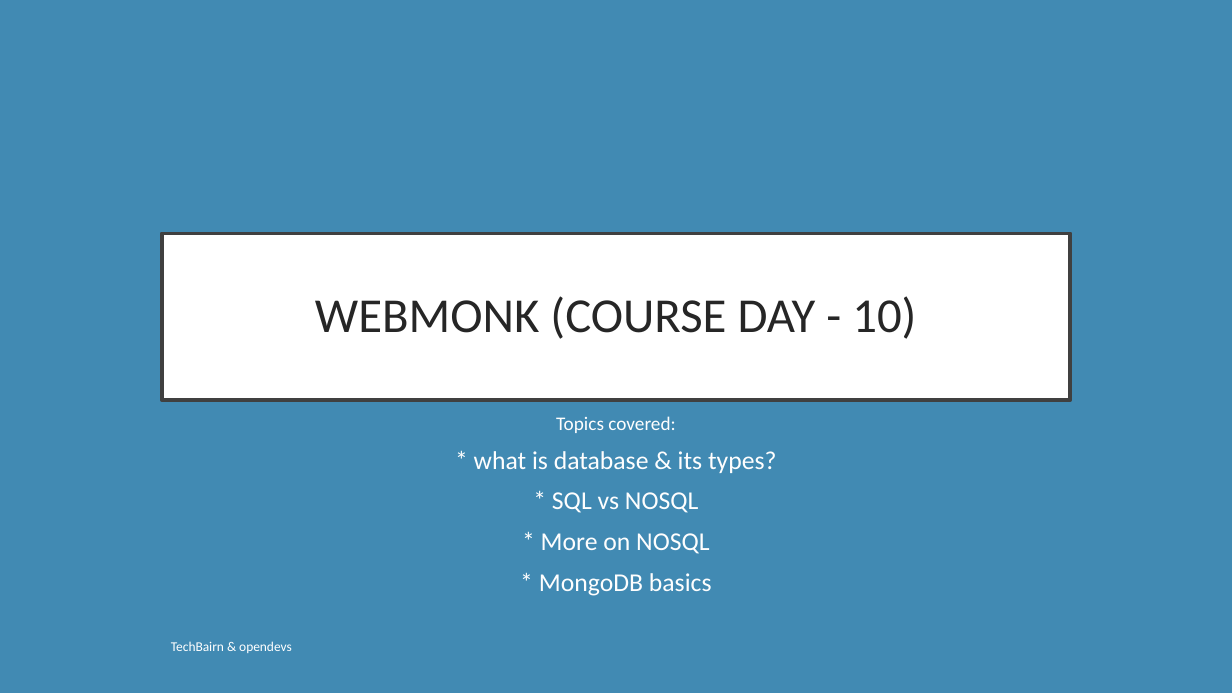
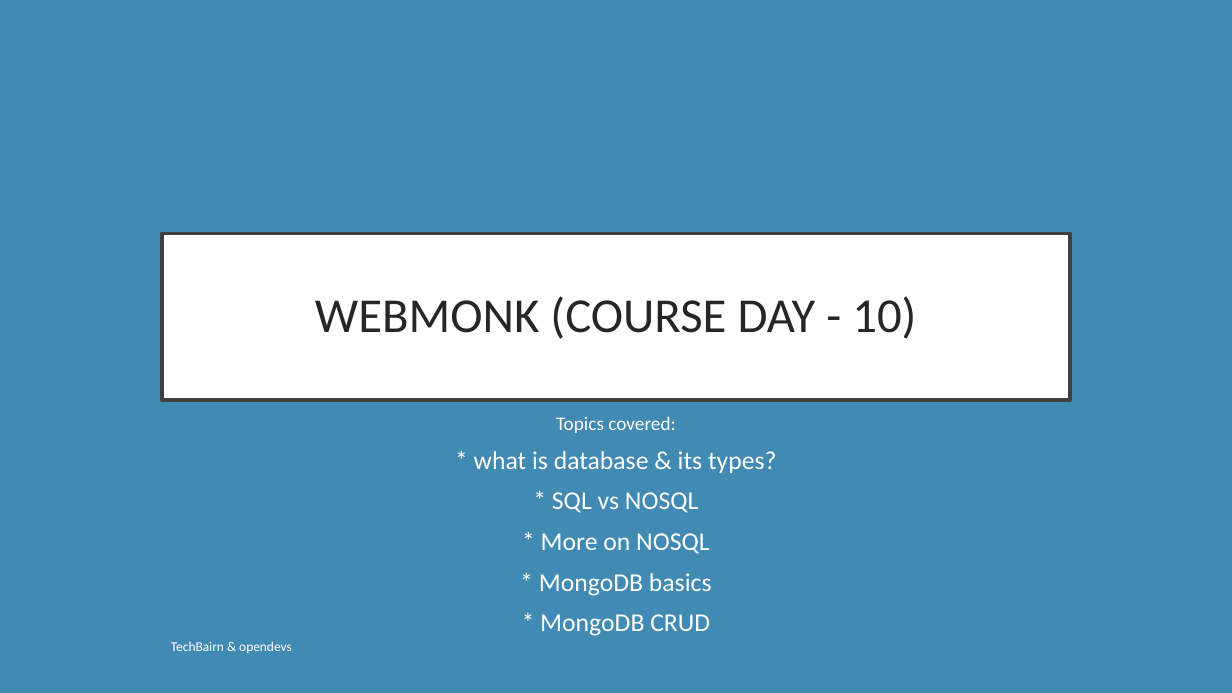
Before and after one commit to opendevs-org/webmonk-2, a slide deck: slide 1 of Course Day 10/Webmonk Course (day - 10).pptx. Drawn at 1232x693 pixels with LibreOffice and Linux fonts; fonts in the diff are those of the drawing. Boxes give left, top, right and bottom in pixels: in the first picture for what was removed or moved away, otherwise in the second. Text is boxed around its words. In the diff, an @@ line names an element or a change of style, - is before the commit and + after.

Commit message:
Course Day 10 PPT updated

```diff
--- a/Course Day 10/Webmonk Course (day - 10).pptx
+++ b/Course Day 10/Webmonk Course (day - 10).pptx
@@ subtitle at [540,614,710,636]: paragraph added @@
+* MongoDB CRUD
```
Also in this commit, not shown: 1 slide removed.
